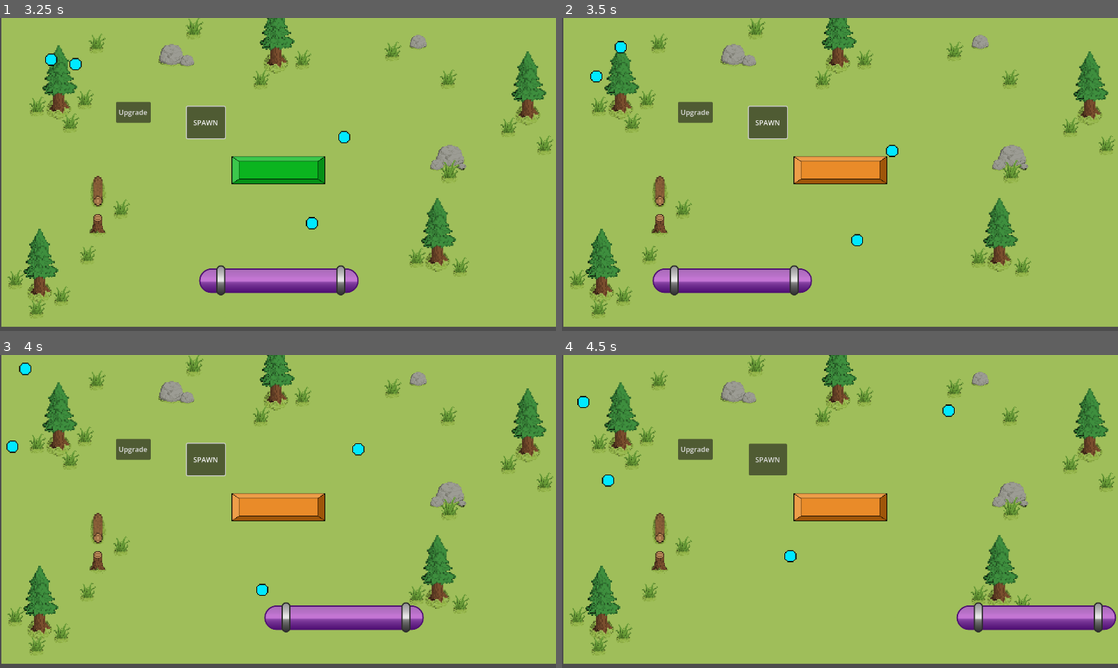
Above: before the commit, frames 1-4 (two rows, left to right).
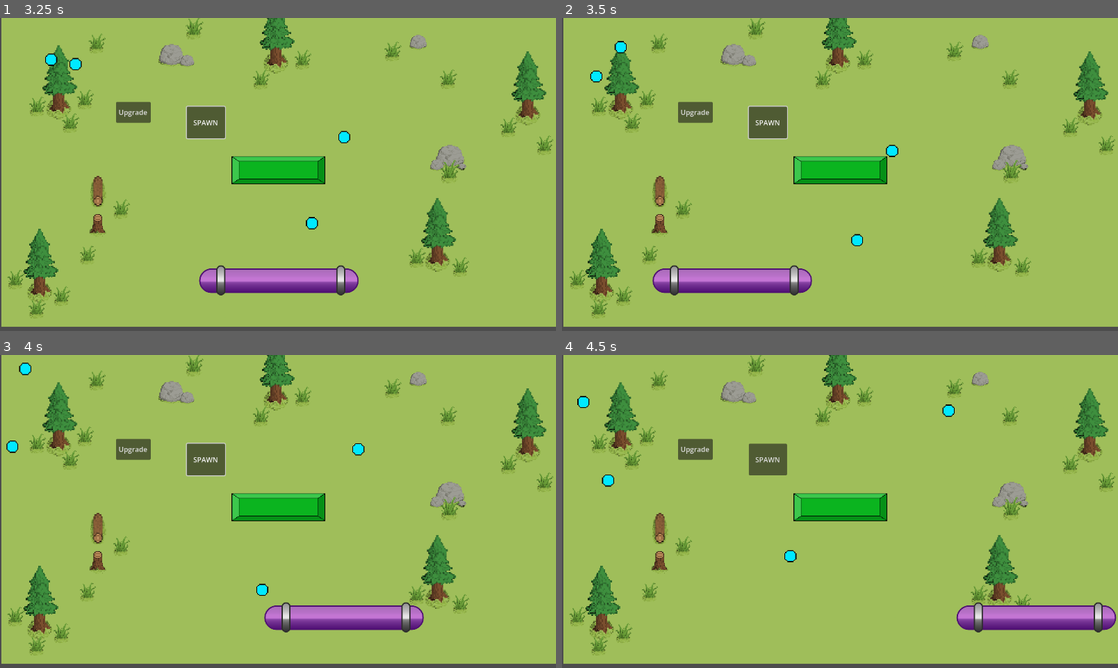
Above: after the commit, the same moments.

Repository: RuiTheSalted/Brick-by-Brick
Game: Godot game, scene res://scenes/level.tscn
Same seed, same stepped clock (60 frames per second), same inputs: the game is played once before the commit and once after it. This scene is started directly instead of the project's main scene.
Inputs (mouse positions are in pixels of both pictures, inside the frame that each line leads up to):
- Up to frame 1 (3.25 s): click "Upgrade" at 0.5 s; click "SPAWN" at 1.25 s; move the mouse to (400, 158) at 2.02 s; hold Right (ui_right) 2.03-2.78 s; click (400, 158) at 2.17 s; tap Space (ui_select) at 2.27, 3.02 s; move the mouse to (166, 190) at 2.77 s; hold Left (ui_left) from 2.78 s (still down)
- Up to frame 2 (3.5 s): keep holding Left (ui_left)
- Up to frame 3 (4 s): move the mouse to (333, 442) at 3.52 s; release Left (ui_left) at 3.53 s; hold Right (ui_right) from 3.53 s (still down)
- Up to frame 4 (4.5 s): keep holding Right (ui_right); move the mouse to (812, 574) at 4.27 s; click (812, 574) at 4.42 s

Frame 1 is identical in both runs. In frame 2, 1.4% of the frame differs, in the area x 41-59%, y 44-53%; in frame 3, 1.4%; in frame 4, 1.4%.

Commit message:
Implementation of ball limits and improved ]brick hit detection system
- Fixed the brick hit texture switching
- Added ball bouncing limits across all balls

Diff:
--- a/scripts/ball.gd
+++ b/scripts/ball.gd
@@ -4,6 +4,9 @@
 var dir = Vector2.DOWN
 var is_active = true
 var upgrade_level = 0
+var total_bounces = 0
+var bounces = 0
+var ball_health = 10
 
 # Array of textures for different upgrade levels
 var ball_textures = [
@@ -29,16 +32,28 @@
 		var collision = move_and_collide(velocity * delta)
 
 		if collision:
+			bounces += 1	# Personal ball bounce count
+			add_bounce() # Global ball count across all balls
+			if ball_health <= 0:
+				queue_free()		# Destroy ball
 			velocity = velocity.bounce(collision.get_normal())
 			var collider = collision.get_collider()
 			if collider.is_in_group("bricks"):
 				collider.hit()
-
+				ball_health -= 1	# Lose health on brick hits
+			else:
+				ball_health -= 1	# Lose health on wall hits
+			if ball_health <= 0:
+				queue_free()
 		if (velocity.y > 0 and velocity.y < 100):
 			velocity.y = -200
 
 		if velocity.x == 0:
 			velocity.x = -200
+
+func add_bounce() -> void:
+	total_bounces += 1
+	print("Total bounces: ", total_bounces)
 
 func upgrade() -> void:
 	upgrade_level += 1
--- a/scripts/bricks.gd
+++ b/scripts/bricks.gd
@@ -4,19 +4,13 @@
 var health = 10 # Total Brick health
 
 # Textures for bricks health after each hit
+# Color progression per hit: healthy -> damaged -> critical health
 var brick_textures = [
 	"res://assets/spritesArt/bricks/Green Brick.png",
 	"res://assets/spritesArt/bricks/Orange Brick.png",
 	"res://assets/spritesArt/bricks/Red Brick.png",
 ]
 
-#Color progression per hit: fresh -> damaged -> critical health
-var hit_colors = [
-	Color(1.0, 1.0, 1.0),
-	Color(1.0, 0.85, 0.2),
-	Color(1.0, 0.45, 0.1),
-	Color(0.9, 0.1, 0.1),
-]
 # Called when the node enters the scene tree for the first time.
 func _ready() -> void:
 	add_to_group("bricks")	# Add brick to group for easy detection
@@ -34,8 +28,18 @@
 
 func _update_visuals() -> void:
 		# Update texture based on hit count
-		var texture_index = min(hits, brick_textures.size() - 1)
-		var new_texture = load(brick_textures[texture_index])
-		if new_texture and has_node("Sprite2D"):
-			$Sprite2D.texture = new_texture
-			# Apply color change regardless of texture
+		if not has_node("Sprite2D"):
+			return
+
+		var max_health = 10
+		var thirds = max_health / 3.0
+
+		if health > thirds * 2.0:
+			print("Healthy")
+			$Sprite2D.texture = load(brick_textures[0])
+		elif health > thirds:
+			print("Injured")
+			$Sprite2D.texture = load(brick_textures[1])
+		else:
+			print("Critical")
+			$Sprite2D.texture = load(brick_textures[2])
